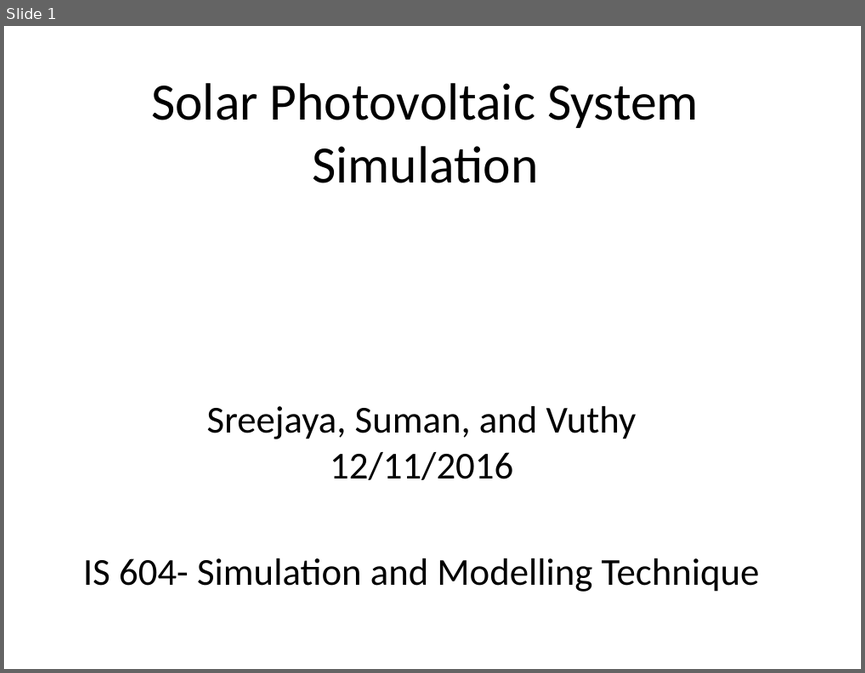
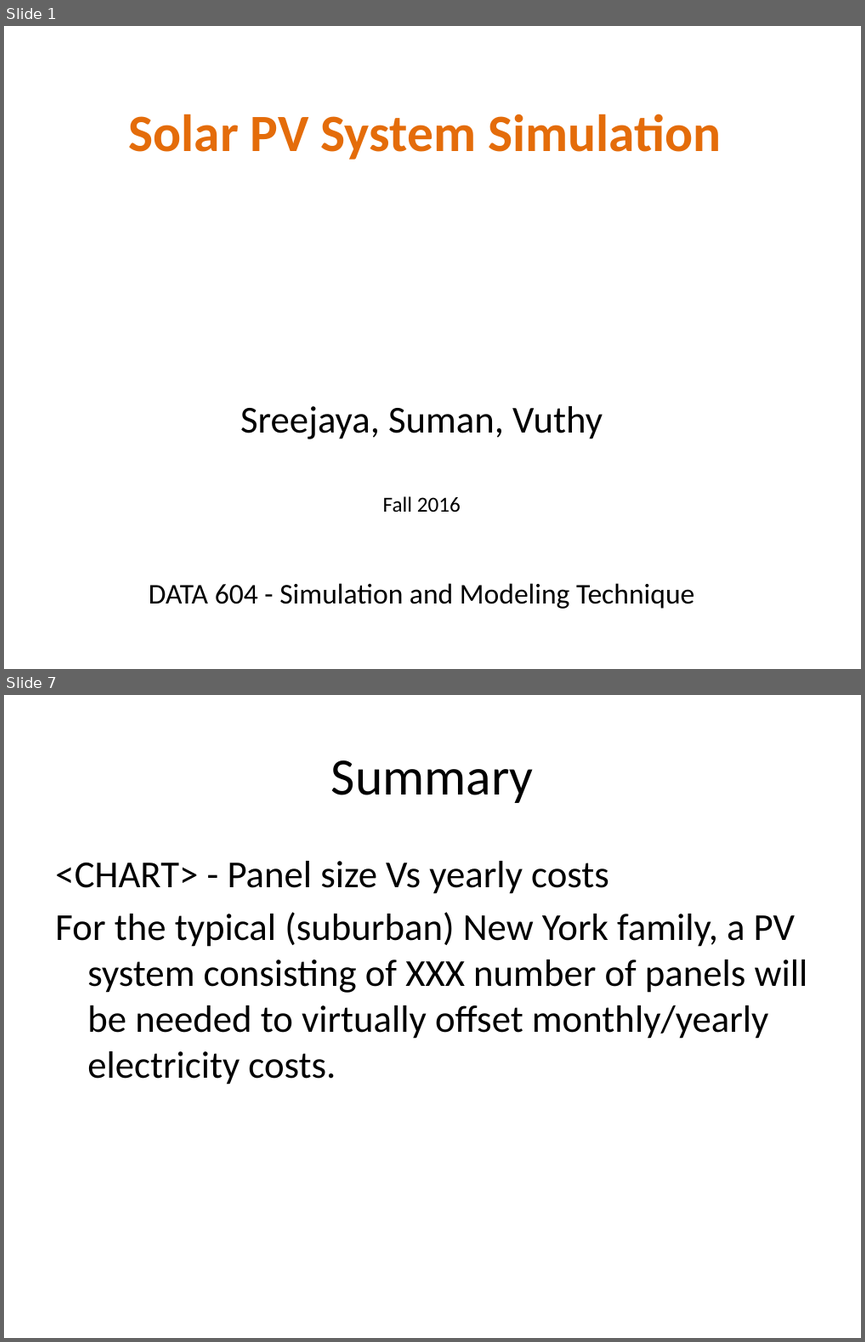
Before and after one commit to Nguyver/DATA621, a slide deck: DATA604_Final/Solar Photovoltaic System Simulation.pptx. Shown one above the other, each under a label of ours: slide 1 before the commit, slides 1 and 7 after it; the slides between them are not shown. The pictures are 865x673 and 865x1342 pixels, drawn with LibreOffice and Linux fonts; fonts in the diff are those of the drawing; background and template pictures are left out. Boxes give left, top, right and bottom in pixels: in the first picture for what was removed or moved away, otherwise in the second. Text is boxed around its words. In the diff, an @@ line names an element or a change of style, - is before the commit and + after.

```diff
--- a/DATA604_Final/Solar Photovoltaic System Simulation.pptx
+++ b/DATA604_Final/Solar Photovoltaic System Simulation.pptx
@@ slide 7 added at (4,695,861,1338), background picture (left out) @@
@@ title added at (331,760,534,803), 44 pt, text #000000 @@
+Summary
@@ text added at (55,861,808,1084), 32 pt, text #000000 @@
+<CHART> - Panel size Vs yearly costs
+For the typical (suburban) New York family, a PV system consisting of XXX number of panels will be needed to virtually offset monthly/yearly electricity costs.
@@ slide 1 changed as well @@
@@ title at (128,114,721,159): text changed; text colour #000000 to #E46C0A; bold on @@
-Solar Photovoltaic System Simulation
+Solar PV System Simulation
@@ subtitle at (148,406,694,608): text changed; size 32 to 24 pt @@
-Sreejaya, Suman, and Vuthy
-12/11/2016
-IS 604- Simulation and Modelling Technique
+Sreejaya, Suman, Vuthy
+Fall 2016
+DATA 604 - Simulation and Modeling Technique
```
Also in this commit, not shown: 2 other slides changed, 4 other slides added, 2 slides removed, 1 other file.
